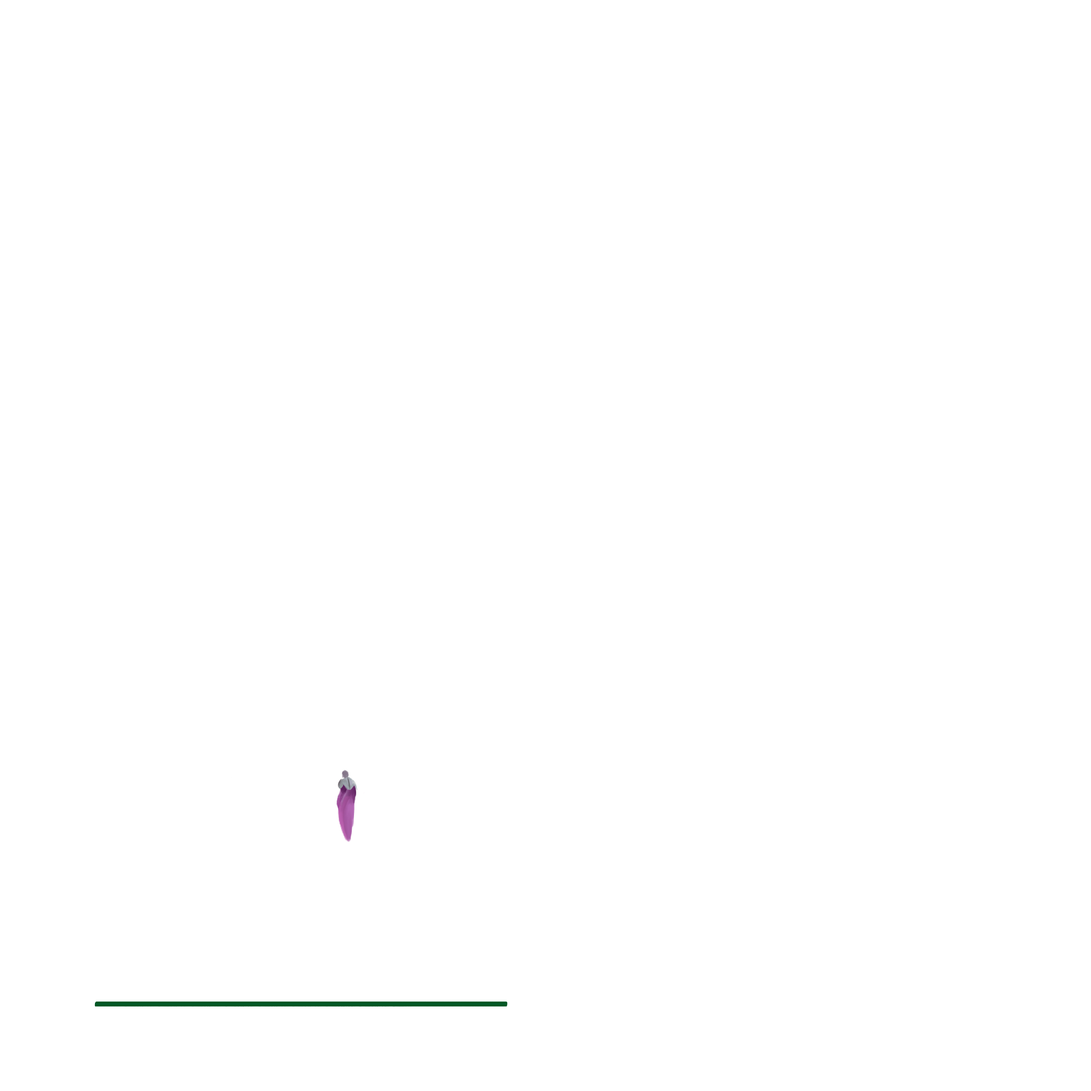
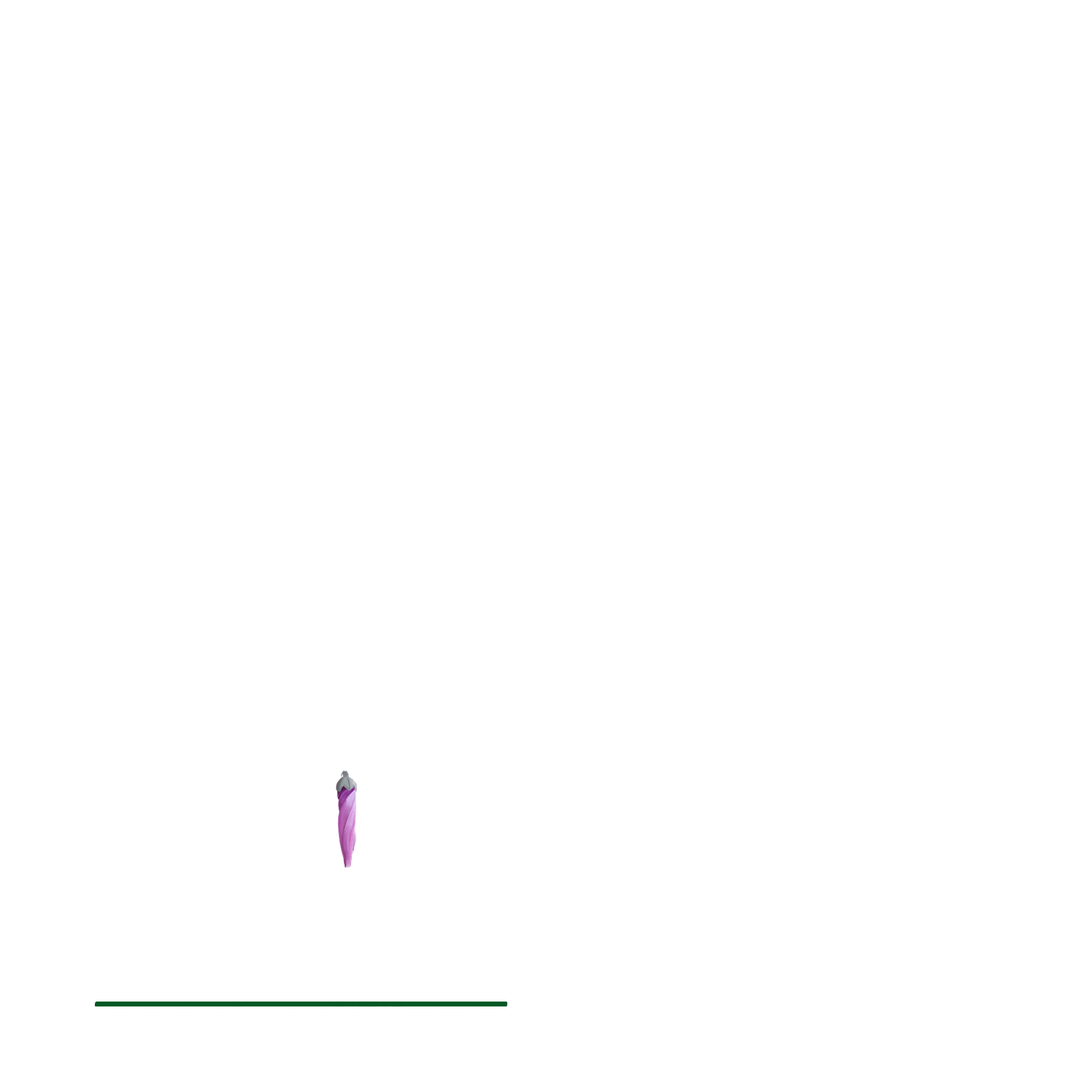
Revision of a layered w=1091, h=1091 image; what changed, layer by layer:
hid group "Group 16" (7 layers), moved it above "Group 15" over [left=335, top=769, right=400, bottom=867]
removed layer "Layer 57" from group "Group 16" over [left=343, top=783, right=357, bottom=843]
removed layer "Layer 56" from group "Group 16" over [left=337, top=782, right=365, bottom=843]
removed layer "Layer 55" from group "Group 16" over [left=336, top=780, right=350, bottom=824]
moved "Group 15" above "Group 13" over [left=335, top=769, right=400, bottom=869]
renamed "Layer 53" to "Layer 62", painted on it over [left=335, top=769, right=359, bottom=793]
showed "Layer 45", painted on it over [left=348, top=796, right=357, bottom=869]
showed "Layer 52", painted on it over [left=341, top=797, right=357, bottom=869]
showed "Layer 51", painted on it over [left=350, top=810, right=357, bottom=854]
showed "Layer 44", painted on it over [left=337, top=789, right=400, bottom=869]
showed "Layer 50", painted on it over [left=337, top=784, right=357, bottom=814]
showed "Layer 42", painted on it over [left=336, top=783, right=351, bottom=804]
showed "Layer 54", painted on it over [left=337, top=788, right=357, bottom=864]
